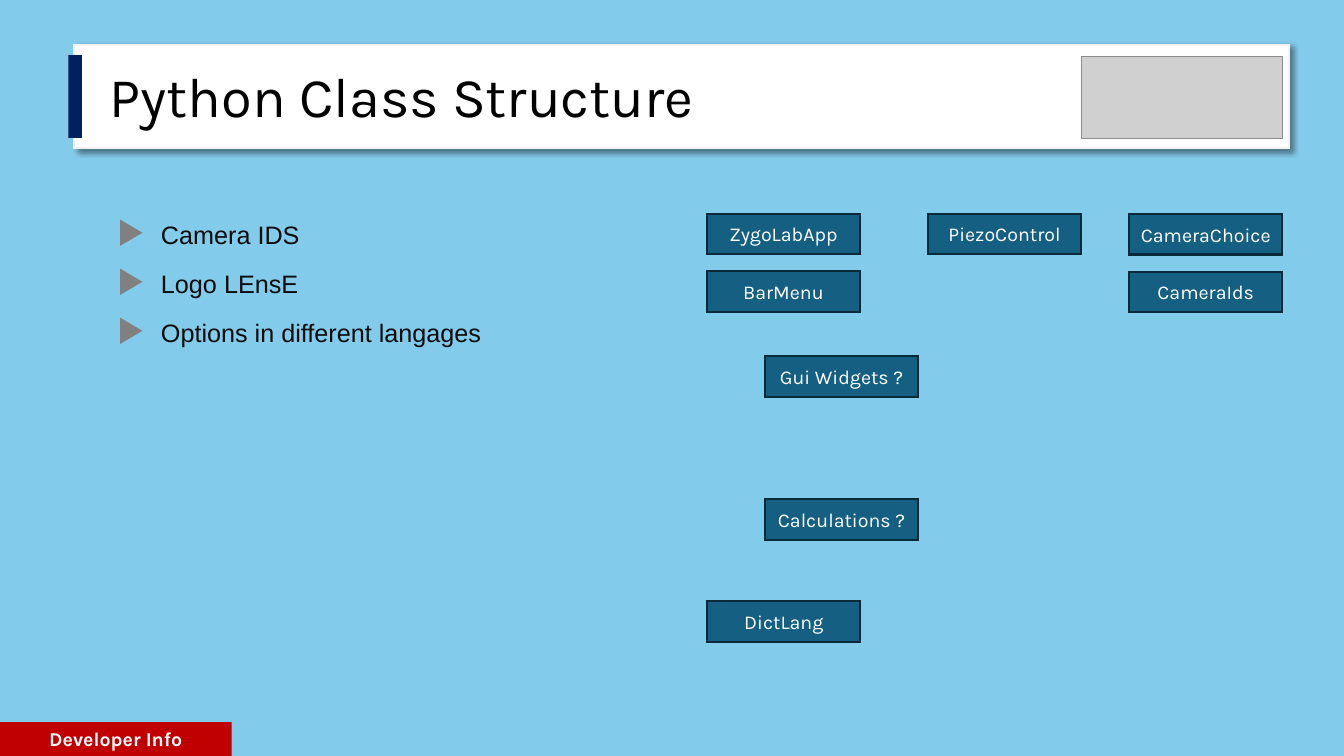
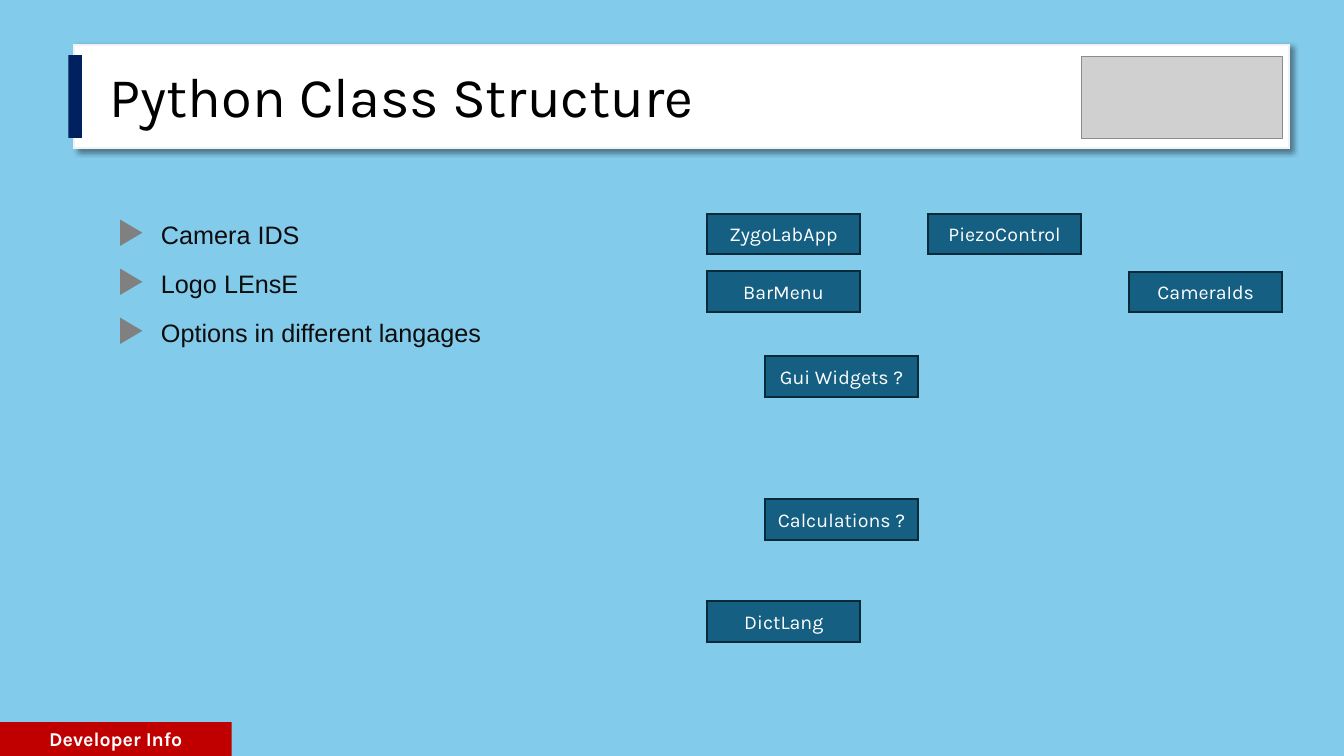
Before and after one commit to IOGS-LEnsE-ressources/camera-gui, a slide deck: slide 14 of applis/Zygo-labwork/Structure_of_the_app.pptx. Drawn at 1344x756 pixels with LibreOffice and Linux fonts; fonts in the diff are those of the drawing; grey boxes stand for pictures. Boxes give left, top, right and bottom in pixels: in the first picture for what was removed or moved away, otherwise in the second. Text is boxed around its words. In the diff, an @@ line names an element or a change of style, - is before the commit and + after.

```diff
--- a/applis/Zygo-labwork/Structure_of_the_app.pptx
+++ b/applis/Zygo-labwork/Structure_of_the_app.pptx
@@ rectangle removed at (x1=1129, y1=214, x2=1282, y2=254) @@
-CameraChoice
```
Also in this commit, not shown: 1 other file.
